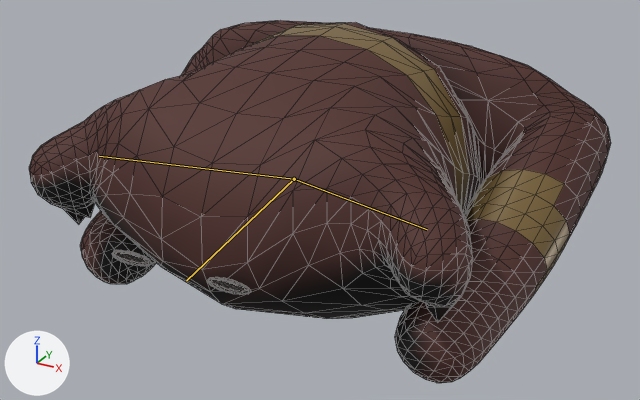
Renders of the glTF model public/models/matsurinonushi.glb from each side of a commit.
One viewpoint serves both versions: a 50 mm lens placed at (0.433, -0.793, 0.469), pointed at (0.021, -0.043, 0.094). The axes (+X, +Y, +Z) are drawn at lower left. The lights are the same throughout. The picture after the commit comes second. Both versions are drawn at frame 10 of the action 'attack'; the numbers are the values there. The bones that change are drawn over the model as lines. Mesh edges are drawn as thin lines.

The first picture shows 'matsurinonushi'.
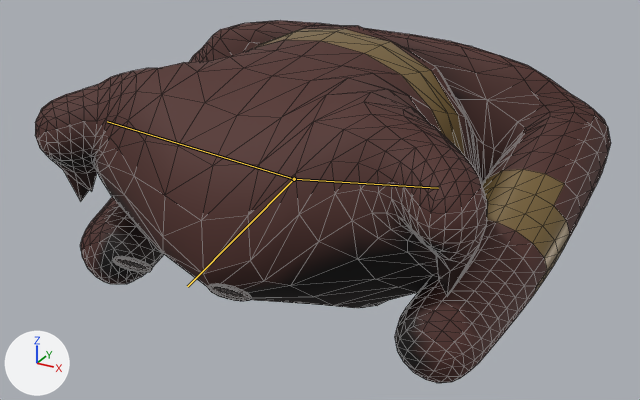
Changed parts and their boxes (x1, y1, x2, y2) in the pictures (640 x 400 px):
'matsurinonushi', posed
    before: (29, 20, 611, 383)
    after: (35, 20, 611, 383)
bone 'chest-head', root to tip
    before: (294, 179) to (186, 280)
    after: (294, 179) to (187, 286)
bone 'chest-armF.L', root to tip
    before: (294, 179) to (427, 229)
    after: (294, 179) to (438, 188)
bone 'chest-armF.R', root to tip
    before: (294, 179) to (99, 156)
    after: (294, 179) to (107, 121)

The change, as a diff of the scene's bpy script:
```diff
--- a/public/models/matsurinonushi.glb.py
+++ b/public/models/matsurinonushi.glb.py
@@ bone_chest_head @@
 bone_chest_head = bpy.data.objects['matsurinonushi_arm'].pose.bones['chest-head']  # child of 'chest-hip'
-bone_chest_head.rotation_quaternion = (0.996, 0.088, 0.0, 0.0)  # degrees (10, 0, 0)
+bone_chest_head.rotation_quaternion = (0.995, 0.105, 0.0, 0.0)  # degrees (12, 0, 0)
@@ bone_chest_armf_l @@
 bone_chest_armf_l = bpy.data.objects['matsurinonushi_arm'].pose.bones['chest-armF.L']  # child of 'chest-hip'
-bone_chest_armf_l.rotation_quaternion = (0.977, 0.204, -0.012, -0.058)  # degrees (24, 0, -7)
+bone_chest_armf_l.rotation_quaternion = (0.954, 0.292, -0.02, -0.067)  # degrees (34, 0, -8)
@@ bone_chest_armf_r @@
 bone_chest_armf_r = bpy.data.objects['matsurinonushi_arm'].pose.bones['chest-armF.R']  # child of 'chest-hip'
-bone_chest_armf_r.rotation_quaternion = (0.977, 0.204, 0.012, 0.058)  # degrees (24, 0, 7)
+bone_chest_armf_r.rotation_quaternion = (0.954, 0.292, 0.02, 0.067)  # degrees (34, 0, 8)
```
